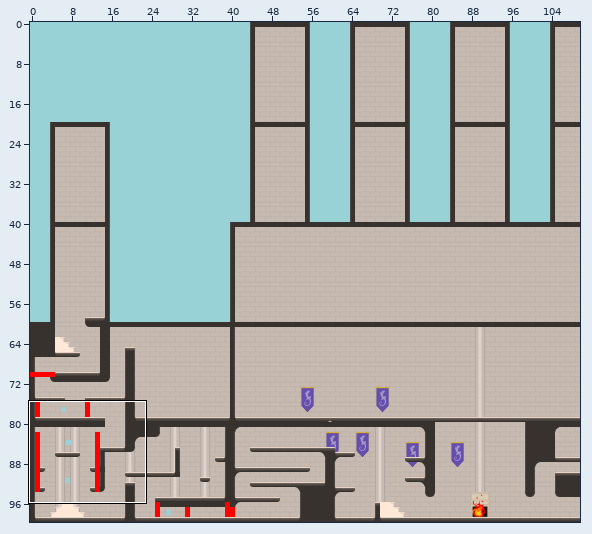
Two versions of a level (Tiled map, assets/carte_chambord.tmx). The first picture is a wide view before the edit; the outline marks the close-up.
Close-up. First the earlier version:
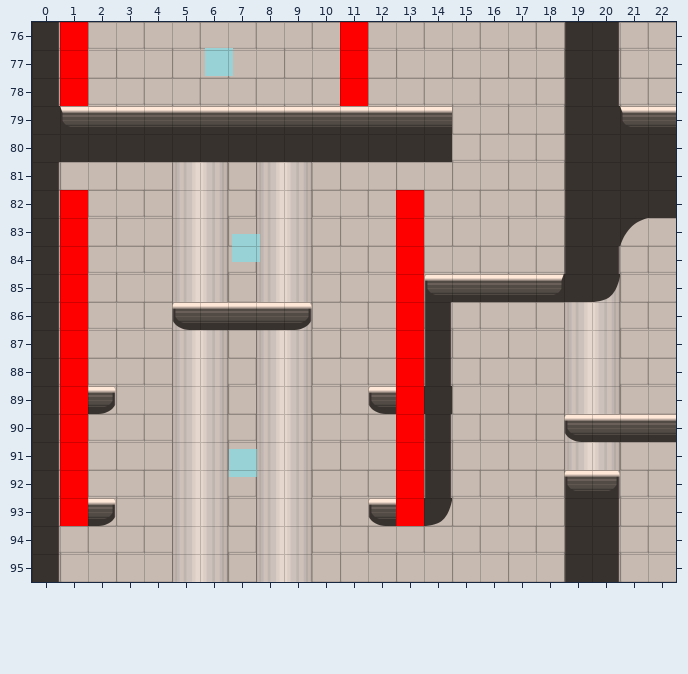
Cells are 300x300 px. Shown: x 0..22, y 76..95. The commit also changed other parts of the map, which this record leaves out. Not drawn, because the pictures are missing: unchanged layer "fond".
Now the later version:
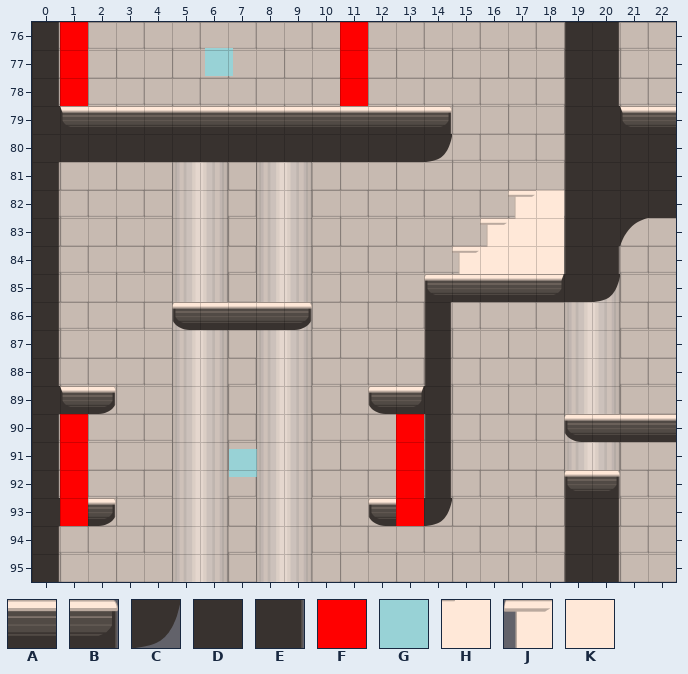
Key: from "tileset_chambord": A 1, B 2, C 4 flipped left-right, D 11, E 12, F 24, G 25, H 32, J 33, K 34.
_ is an empty cell.
Objects are placed by their top-left corner, in cells (3,4 is the top-left corner of cell 3,4); size is 1x1 cell unless given.
Tiles replaced or removed in this view: A, D, E, F.
Changes in this commit:
Changed rows in their new state; . is an unchanged cell.
Layer "layer_walls":
first column x 14:
79 B....
80 C....
82 ...JK
83 ..JHK
84 .JHKK
first column x 0:
89 D.............E
first column x 0:
93 D
Layer "layer_spawnTableau":
removed: G at 7.2,83.6
Layer "layer_tableau":
first column x 1:
82 _..........._
83 _..........._
84 _..........._
85 _..........._
86 _..........._
87 _..........._
88 _..........._
89 _..........._
Where, in picture pixels (left, top, right, bottom), the same in both close-ups:
changed: (426, 106, 452, 162)
changed: (58, 190, 88, 414)
changed: (396, 190, 452, 414)
added: (452, 190, 564, 274)
removed: (232, 234, 260, 262)
changed: (58, 498, 60, 526)
